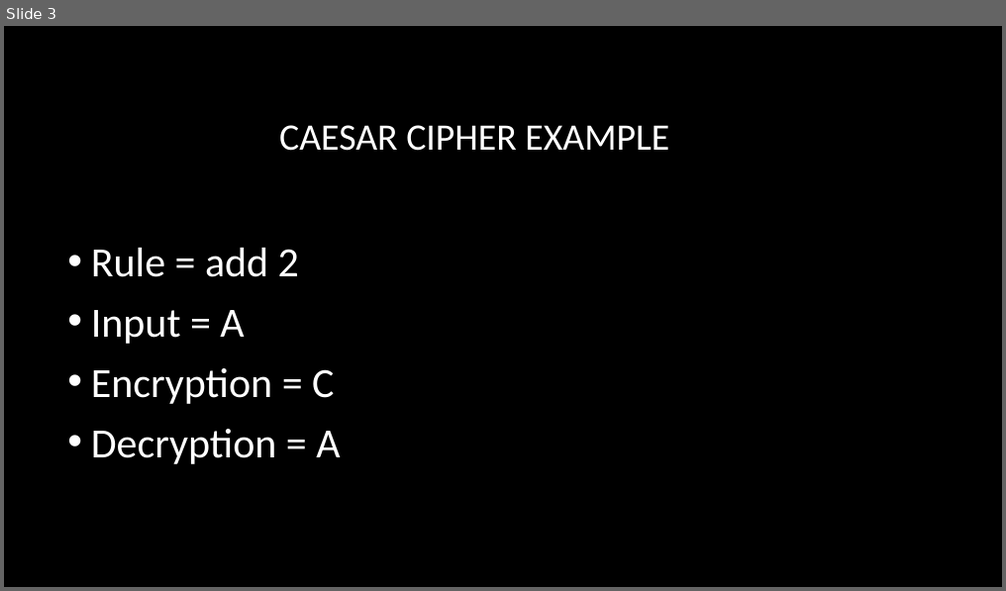
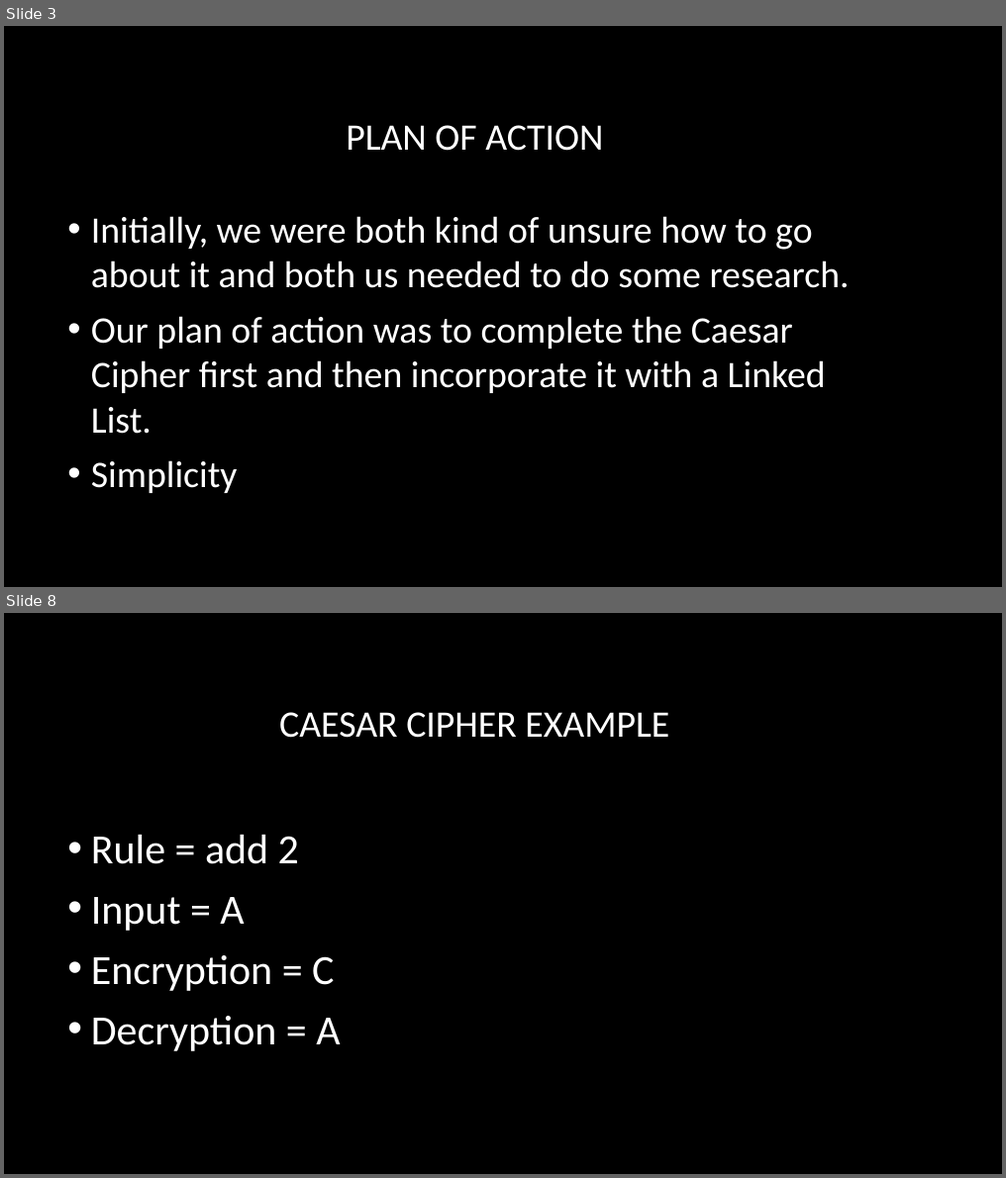
Before and after one commit to dwilliams427/CaesarCipher, a slide deck: CaesarCipher_CIS113_DW.pptx. Shown one above the other, each under a label of ours: slide 3 before the commit, slides 3 and 8 after it; the slides between them are not shown. The pictures are 1006x591 and 1006x1178 pixels, drawn with LibreOffice and Linux fonts; fonts in the diff are those of the drawing; background and template pictures are left out. Boxes give left, top, right and bottom in pixels: in the first picture for what was removed or moved away, otherwise in the second. Text is boxed around its words. In the diff, an @@ line names an element or a change of style, - is before the commit and + after.

```diff
--- a/CaesarCipher_CIS113_DW.pptx
+++ b/CaesarCipher_CIS113_DW.pptx
@@ slide 3 added at (4, 26, 1002, 587), background picture (left out) @@
@@ title added at (346, 125, 603, 151), 36 pt, text #FFFFFF @@
+PLAN OF ACTION
@@ text added at (91, 216, 849, 493), 36 pt, text #FFFFFF @@
+• Initially, we were both kind of unsure how to go about it and both us needed to do some research.
+• Our plan of action was to complete the Caesar Cipher first and then incorporate it with a Linked List.
+• Simplicity
@@ what was slide 3 is now slide 8 @@
```
Also in this commit, not shown: 4 other slides added.
